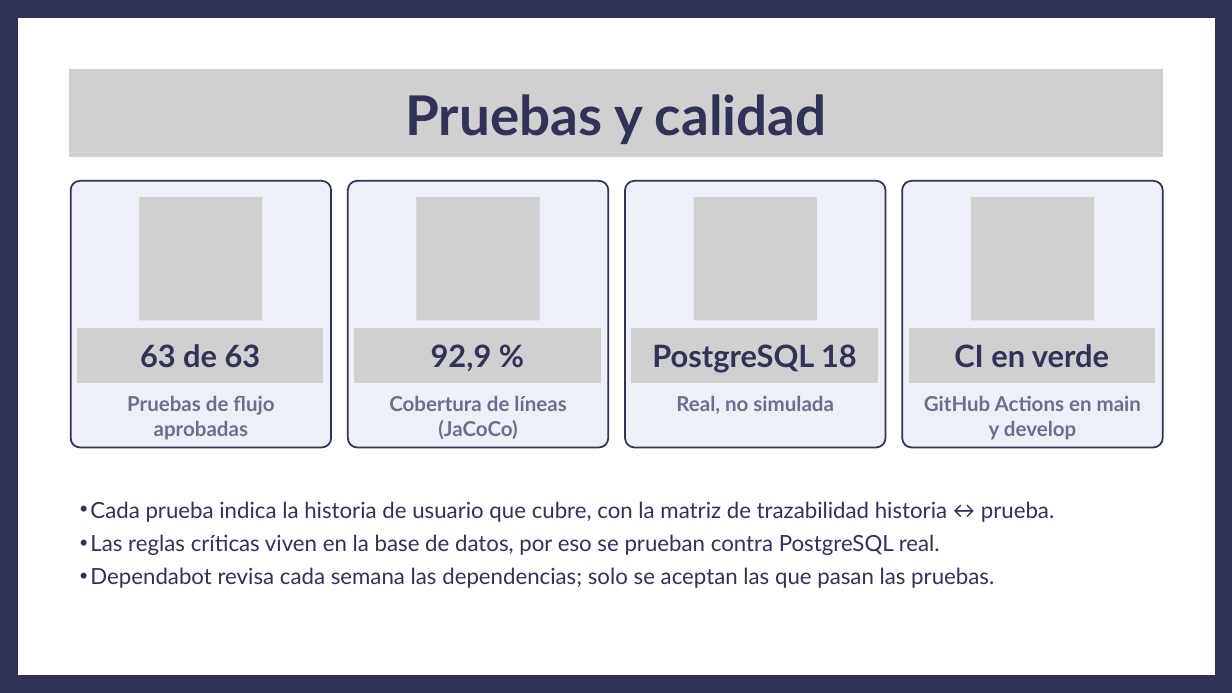
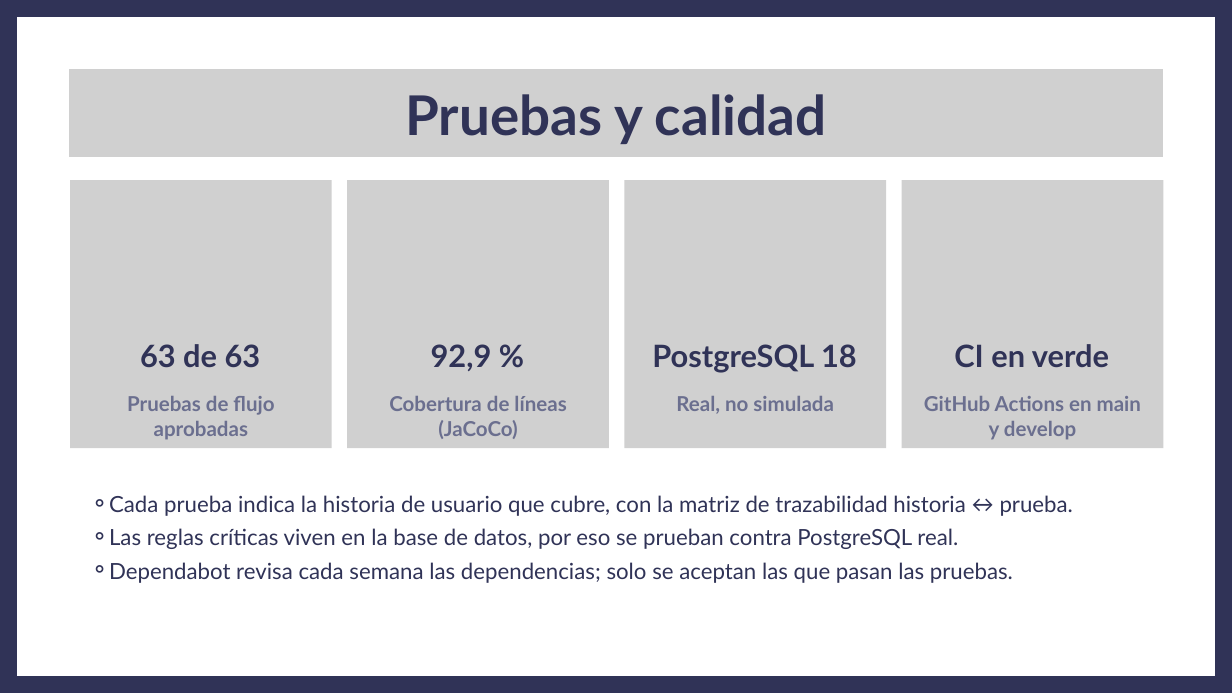
Before and after one commit to ezequielesq/SAN-BERNARDO-MALLEN-GONZALEZ-PTY4614-002D-EQUIPO-3, a slide deck: slide 8 of FASE 2/EVIDENCIAS PROYECTO/PRESENTACIÓN FASE 2 - CAPSTONE.pptx. Drawn at 1232x693 pixels with LibreOffice and Linux fonts; fonts in the diff are those of the drawing; grey boxes stand for pictures. Boxes give left, top, right and bottom in pixels: in the first picture for what was removed or moved away, otherwise in the second. Text is boxed around its words. In the diff, an @@ line names an element or a change of style, - is before the commit and + after.

```diff
--- a/FASE 2/EVIDENCIAS PROYECTO/PRESENTACIÓN FASE 2 - CAPSTONE.pptx
+++ b/FASE 2/EVIDENCIAS PROYECTO/PRESENTACIÓN FASE 2 - CAPSTONE.pptx
@@ picture added at [70, 180, 332, 448] @@
@@ freeform shape removed at [71, 181, 331, 448] @@
@@ picture added at [347, 180, 609, 448] @@
@@ freeform shape removed at [348, 181, 609, 448] @@
@@ freeform shape removed at [625, 181, 886, 448] @@
@@ picture added at [625, 180, 886, 448] @@
@@ freeform shape removed at [902, 181, 1163, 448] @@
@@ picture added at [902, 180, 1164, 448] @@
@@ picture added at [77, 328, 323, 384] @@
@@ picture added at [354, 328, 601, 384] @@
@@ picture added at [631, 328, 878, 384] @@
@@ picture added at [909, 328, 1155, 384] @@
@@ text "Cada prueba indica la historia ..." at [109, 495, 1073, 583]: bullet • to ⚬; list level 2 to 3 in "Cada prueba indica la historia ..."; list level 2 to 3 in "Las reglas críticas viven en ..."; list level 2 to 3 in "Dependabot revisa cada semana las ..." @@
```
Also in this commit, not shown: 29 other slides changed, 2 slides added, 1 other file.
